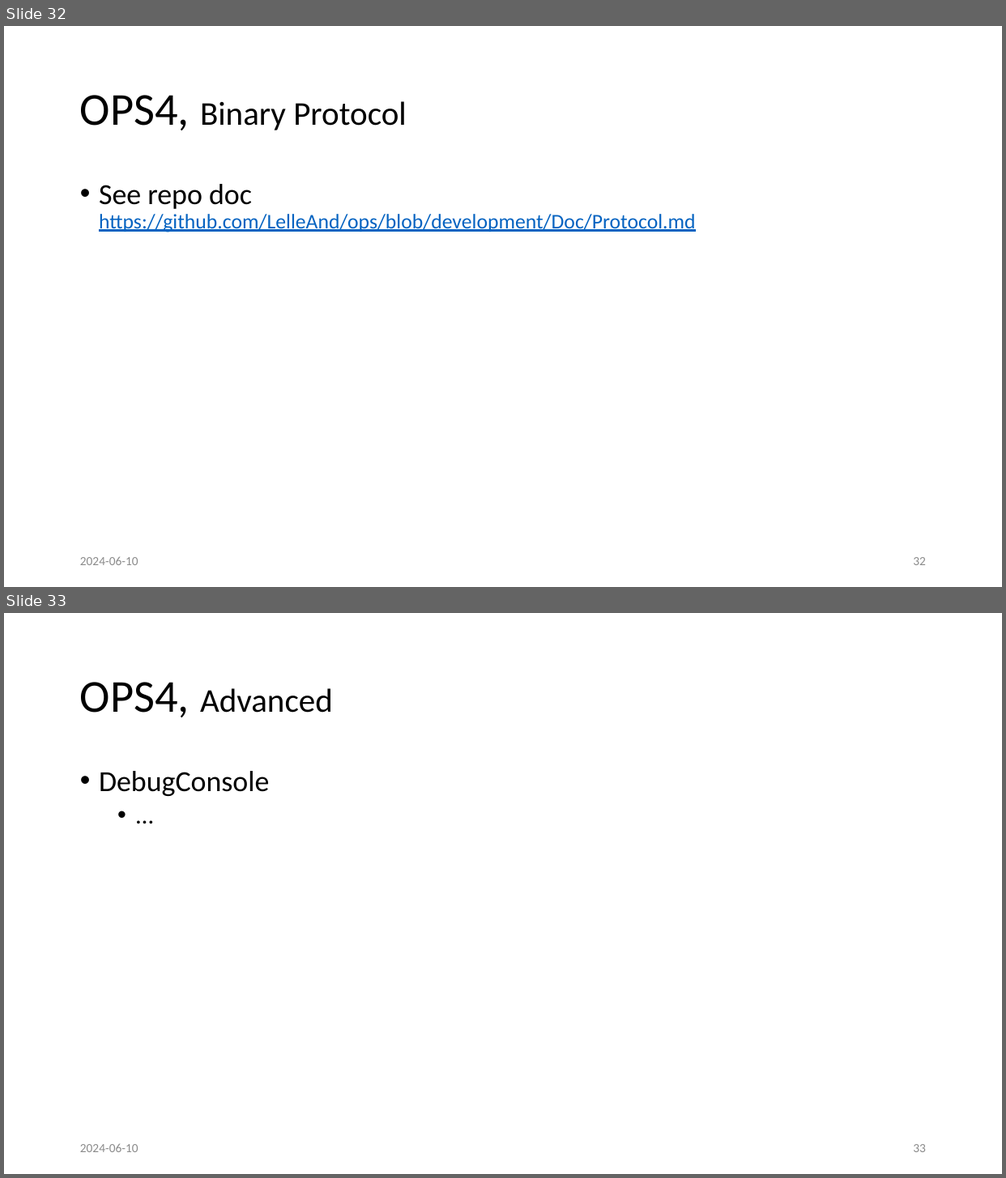
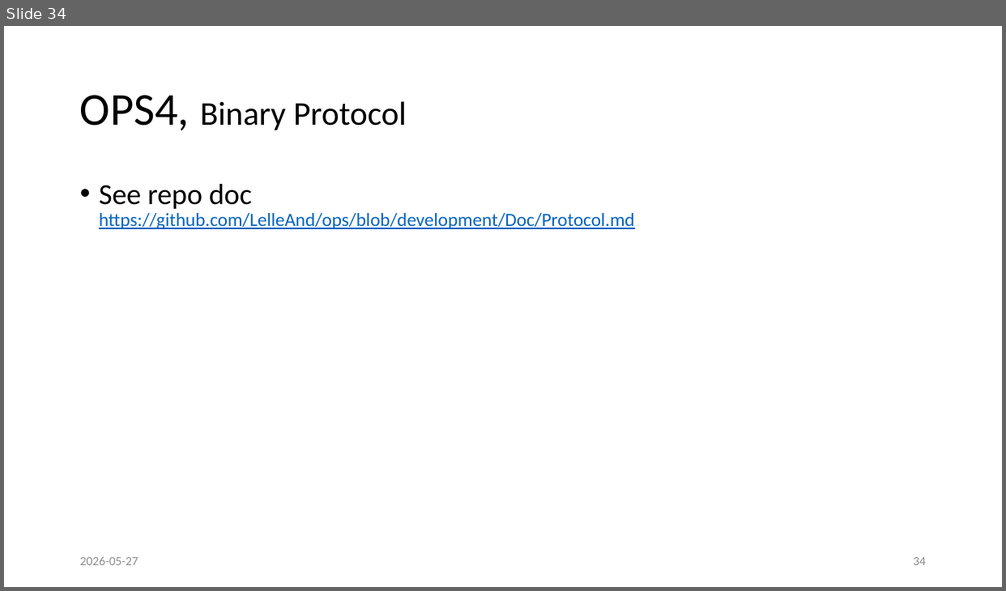
Before and after one commit to LelleAnd/ops, a slide deck: Doc/Ppt/OPS4 in depth.pptx. Shown one above the other, each under a label of ours: slides 32 and 33 before the commit, slide 34 after it. The pictures are 1006x1178 and 1006x591 pixels, drawn with LibreOffice and Linux fonts; fonts in the diff are those of the drawing. Boxes give left, top, right and bottom in pixels: in the first picture for what was removed or moved away, otherwise in the second. Text is boxed around its words. In the diff, an @@ line names an element or a change of style, - is before the commit and + after.

```diff
--- a/Doc/Ppt/OPS4 in depth.pptx
+++ b/Doc/Ppt/OPS4 in depth.pptx
@@ slide 33 removed at (4,613,1002,1174), background #FFFFFF @@
@@ title removed at (80,682,333,717) @@
-OPS4, Advanced
@@ text removed at (99,771,269,796) @@
-• DebugConsole
-  • …
@@ text removed at (80,1144,138,1152) @@
-2024-06-10
@@ page number removed at (913,1144,926,1152) @@
-33
@@ what was slide 32 is now slide 34 @@
@@ slide 34 changed as well @@
@@ text "See repo doc https://github.com/LelleAnd/ops/blob/developmen ..." at (99,184,635,229): size 20 to 18 pt in "https://github.com/LelleAnd/ops/blob/development/Doc/Protoco ..." @@
@@ text at (80,557,138,565): text changed @@
-2024-06-10
+2026-05-27
@@ page number at (913,557,926,565): text changed @@
-32
+34
```
Also in this commit, not shown: 32 other slides changed, 19 slides added, 3 other slides removed.
